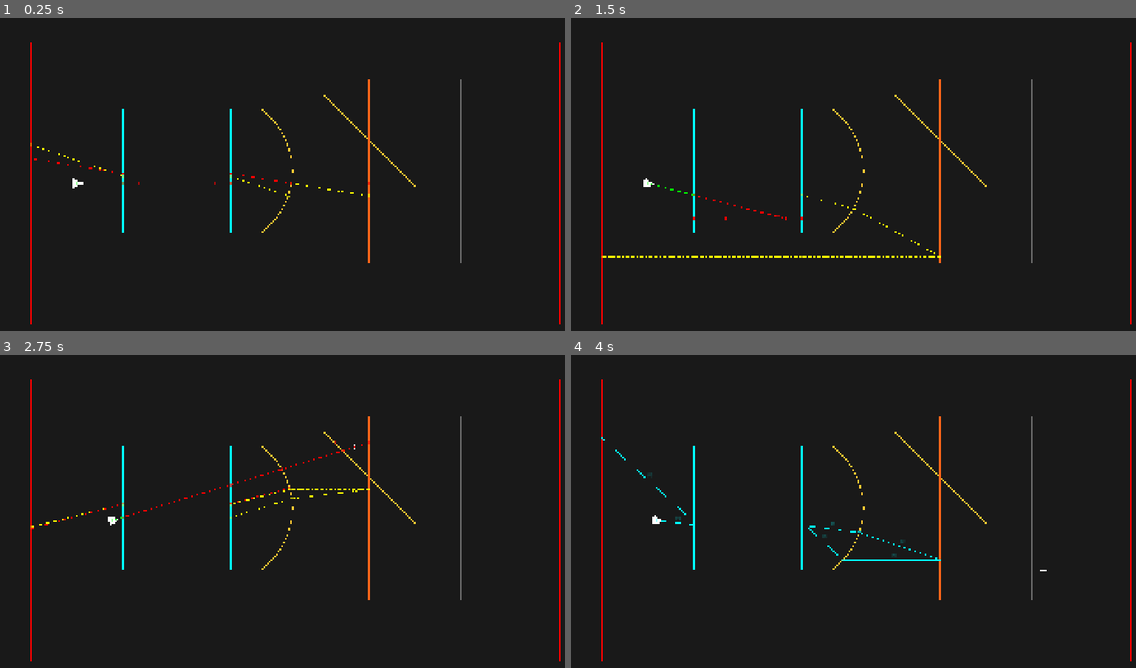
Above: before the commit, frames 1-4 (two rows, left to right).
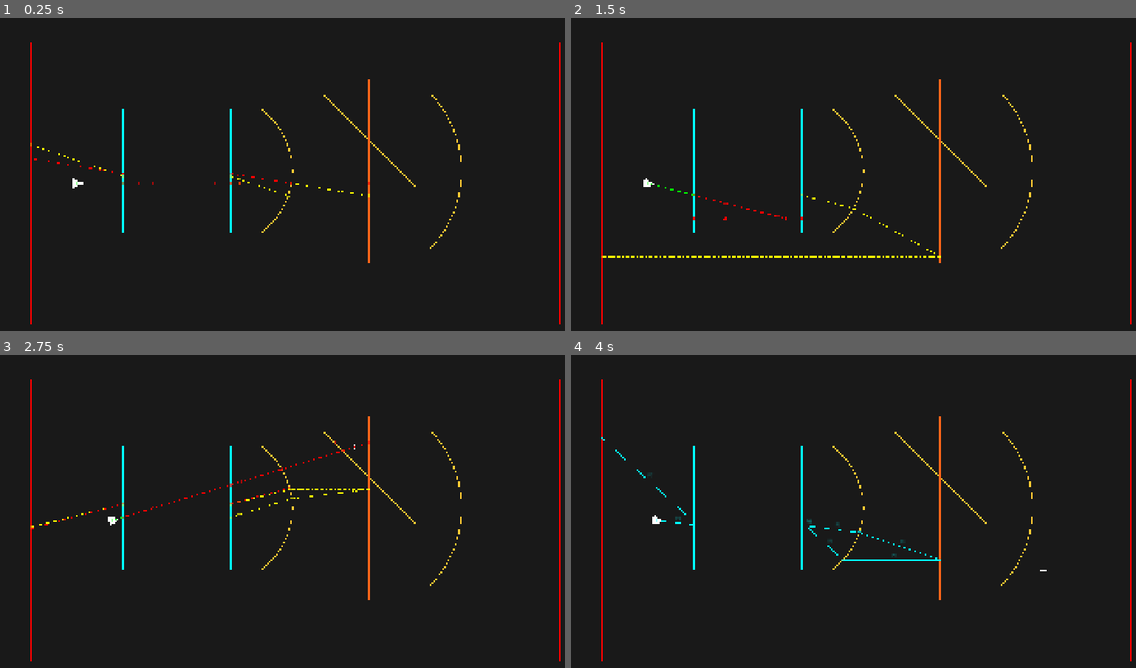
Above: after the commit, the same moments.

Repository: AlonKellner-RedHat/ricochet-game-v2
Game: Godot game, scene res://scenes/playground/projective.tscn
The game is run twice, just before and just after one commit, with the same random seed, the same clock (stepped at 60 frames per second) and the same inputs.
Inputs (mouse positions are in pixels of both pictures, inside the frame that each line leads up to):
- Up to frame 1 (0.25 s): no input
- Up to frame 2 (1.5 s): tap Enter at 0.5 s; move the mouse to (994, 168) at 0.52 s; hold D (move_right) 0.53-1.25 s; hold Space (fire) 0.53-1.25 s; click (994, 168) at 0.67 s; drag from (746, 199) to (836, 249) at 1.27 s
- Up to frame 3 (2.75 s): tap Space (fire) at 2 s; move the mouse to (355, 445) at 2.02 s; hold D (move_right) from 2.03 s (still down); tap Alt at 2.1 s
- Up to frame 4 (4 s): release D (move_right) at 2.75 s; drag from (836, 586) to (689, 470) at 2.77 s; tap Enter at 3.5 s; move the mouse to (1045, 570) at 3.52 s; hold A (move_left) from 3.53 s (still down); tap Tab at 3.6 s

The runs differ from the first frame. In frame 1, 0.2% of the frame differs, in the area x 26-82%, y 19-79%; in frame 2, 0.3%, in the area x 22-82%, y 19-79%; in frame 3, 0.3%; in frame 4, 0.3%.

Commit message:
CircleDirectionalProjection rename + LineDirectionalProjection (Stage 75b)
Rename SemicircleDirectionalProjection → CircleDirectionalProjection to
reflect that the segment can be any sub-arc. Add LineDirectionalProjection
for line segments with a configurable fixed exit direction. Both use a
constructor-provided normal. 821 tests, 0 failures.

Co-Authored-By: Claude Opus 4.6 <noreply@anthropic.com>

Diff:
--- a/scenes/playground/projective.tscn
+++ b/scenes/playground/projective.tscn
@@ -16,7 +16,9 @@
 normal_projection_lines = Array[Vector4]([Vector4(700, 200, 700, 800), Vector4(1050, 250, 1350, 550)])
 normal_projection_back_lines = Array[Vector4]([Vector4(1200, 200, 1200, 800)])
 normal_projection_arcs = PackedFloat64Array(850, 300, 850, 700, 950, 500)
-mirror_lines = [Vector4(1500, 200, 1500, 800)]
+circle_directional_arcs = PackedFloat64Array(1400, 250, 1400, 750, 1500, 500, 1, 0)
+directional_projection_lines = PackedFloat64Array(500, 200, 500, 800, 1, 0)
+mirror_lines = [Vector4(1600, 200, 1600, 800)]
 portal_lines = PackedFloat64Array(400, 300, 400, 700, 0, 350, 0)
 
 [node name="Background" type="ColorRect" parent="."]
--- a/scripts/game/level_settings.gd
+++ b/scripts/game/level_settings.gd
@@ -17,6 +17,10 @@
 @export var normal_projection_back_lines: Array[Vector4] = []
 @export var normal_projection_arcs: PackedFloat64Array = PackedFloat64Array()
 @export var normal_projection_back_arcs: PackedFloat64Array = PackedFloat64Array()
+@export var circle_directional_arcs: PackedFloat64Array = PackedFloat64Array()
+@export var circle_directional_back_arcs: PackedFloat64Array = PackedFloat64Array()
+@export var directional_projection_lines: PackedFloat64Array = PackedFloat64Array()
+@export var directional_projection_back_lines: PackedFloat64Array = PackedFloat64Array()
 @export var portal_lines: PackedFloat64Array = PackedFloat64Array()
 @export var portal_arcs: PackedFloat64Array = PackedFloat64Array()
 
@@ -96,6 +100,44 @@
 		var projection := CircleNormalProjection.new(true)
 		var surf := Surface.new(seg, SideConfig.new(projection, true), SideConfig.new(projection, true), false, false)
 		_add_surface(surf, "CircleProjectionBack")
+	for i in range(0, circle_directional_arcs.size(), 8):
+		var seg := Segment.from_coords(
+			Vector2(circle_directional_arcs[i], circle_directional_arcs[i + 1]),
+			Vector2(circle_directional_arcs[i + 2], circle_directional_arcs[i + 3]),
+			Vector2(circle_directional_arcs[i + 4], circle_directional_arcs[i + 5]))
+		var normal := Vector2(circle_directional_arcs[i + 6], circle_directional_arcs[i + 7])
+		var projection := CircleDirectionalProjection.new(normal)
+		var surf := Surface.new(seg, SideConfig.new(projection, true), SideConfig.new(projection, true), false, false)
+		_add_surface(surf, "CircleDir")
+	for i in range(0, circle_directional_back_arcs.size(), 8):
+		var seg := Segment.from_coords(
+			Vector2(circle_directional_back_arcs[i], circle_directional_back_arcs[i + 1]),
+			Vector2(circle_directional_back_arcs[i + 2], circle_directional_back_arcs[i + 3]),
+			Vector2(circle_directional_back_arcs[i + 4], circle_directional_back_arcs[i + 5]))
+		var normal := Vector2(circle_directional_back_arcs[i + 6], circle_directional_back_arcs[i + 7])
+		var projection := CircleDirectionalProjection.new(normal, true)
+		var surf := Surface.new(seg, SideConfig.new(projection, true), SideConfig.new(projection, true), false, false)
+		_add_surface(surf, "CircleDirBack")
+	for i in range(0, directional_projection_lines.size(), 6):
+		var seg := Segment.from_coords(
+			Vector2(directional_projection_lines[i], directional_projection_lines[i + 1]),
+			Vector2(directional_projection_lines[i + 2], directional_projection_lines[i + 3]),
+			Vector2((directional_projection_lines[i] + directional_projection_lines[i + 2]) / 2.0,
+				(directional_projection_lines[i + 1] + directional_projection_lines[i + 3]) / 2.0))
+		var normal := Vector2(directional_projection_lines[i + 4], directional_projection_lines[i + 5])
+		var projection := LineDirectionalProjection.new(normal)
+		var surf := Surface.new(seg, SideConfig.new(projection, true), SideConfig.new(projection, true), false, false)
+		_add_surface(surf, "LineDir")
+	for i in range(0, directional_projection_back_lines.size(), 6):
+		var seg := Segment.from_coords(
+			Vector2(directional_projection_back_lines[i], directional_projection_back_lines[i + 1]),
+			Vector2(directional_projection_back_lines[i + 2], directional_projection_back_lines[i + 3]),
+			Vector2((directional_projection_back_lines[i] + directional_projection_back_lines[i + 2]) / 2.0,
+				(directional_projection_back_lines[i + 1] + directional_projection_back_lines[i + 3]) / 2.0))
+		var normal := Vector2(directional_projection_back_lines[i + 4], directional_projection_back_lines[i + 5])
+		var projection := LineDirectionalProjection.new(normal, true)
+		var surf := Surface.new(seg, SideConfig.new(projection, true), SideConfig.new(projection, true), false, false)
+		_add_surface(surf, "LineDirBack")
 	for i in range(0, portal_lines.size(), 7):
 		var seg := Segment.from_coords(
 			Vector2(portal_lines[i], portal_lines[i + 1]),
--- /dev/null
+++ b/scripts/math/effects/circle_directional_projection.gd
@@ -0,0 +1,48 @@
+class_name CircleDirectionalProjection
+extends Effect
+
+var _normal: Vector2
+var _project_back: bool
+
+func _init(normal_dir: Vector2, project_back: bool = false) -> void:
+	_normal = normal_dir.normalized()
+	_project_back = project_back
+
+func kind() -> int:
+	return Kind.PROJECTIVE
+
+func apply_forward(hit_point: Vector2, segment: Segment, side: int) -> Ray:
+	var normal_side := segment.determine_side(hit_point + _normal)
+	var normal_toward_entry := (normal_side == side)
+	if _project_back:
+		normal_toward_entry = not normal_toward_entry
+	var exit_dir := -_normal if normal_toward_entry else _normal
+	var direction := Direction.from_coords(hit_point, hit_point + exit_dir)
+	return Ray.from_coords(hit_point, direction)
+
+func back_propagate(target: Vector2, segment: Segment) -> Variant:
+	var carrier := segment.get_carrier()
+	var center := carrier.center()
+	var r := carrier.radius()
+	var v := target - center
+	var b_coeff := 2.0 * v.dot(_normal)
+	var c_coeff := v.length_squared() - r * r
+	var disc := b_coeff * b_coeff - 4.0 * c_coeff
+	if disc < 0.0:
+		return null
+	var sqrt_disc := sqrt(disc)
+	var t1 := (-b_coeff + sqrt_disc) / 2.0
+	var t2 := (-b_coeff - sqrt_disc) / 2.0
+	var p1 := target + t1 * _normal
+	var p2 := target + t2 * _normal
+	if Intersection.is_on_segment(p1, segment):
+		return p1
+	if Intersection.is_on_segment(p2, segment):
+		return p2
+	return null
+
+func get_display_name() -> String:
+	return "circle_directional_back" if _project_back else "circle_directional"
+
+func get_display_color() -> Color:
+	return Color(1.0, 0.4, 0.1) if _project_back else Color(1.0, 0.8, 0.2)
--- /dev/null
+++ b/scripts/math/effects/line_directional_projection.gd
@@ -0,0 +1,39 @@
+class_name LineDirectionalProjection
+extends Effect
+
+var _normal: Vector2
+var _project_back: bool
+
+func _init(normal_dir: Vector2, project_back: bool = false) -> void:
+	_normal = normal_dir.normalized()
+	_project_back = project_back
+
+func kind() -> int:
+	return Kind.PROJECTIVE
+
+func apply_forward(hit_point: Vector2, segment: Segment, side: int) -> Ray:
+	var normal_side := segment.determine_side(hit_point + _normal)
+	var normal_toward_entry := (normal_side == side)
+	if _project_back:
+		normal_toward_entry = not normal_toward_entry
+	var exit_dir := -_normal if normal_toward_entry else _normal
+	var direction := Direction.from_coords(hit_point, hit_point + exit_dir)
+	return Ray.from_coords(hit_point, direction)
+
+func back_propagate(target: Vector2, segment: Segment) -> Variant:
+	var carrier := segment.get_carrier()
+	var carrier_normal := Vector2(carrier.b, carrier.c)
+	var denom := carrier_normal.dot(_normal)
+	if absf(denom) < 1e-12:
+		return null
+	var t := -carrier.evaluate(target) / denom
+	var projected := target + t * _normal
+	if Intersection.is_on_segment(projected, segment):
+		return projected
+	return null
+
+func get_display_name() -> String:
+	return "line_directional_back" if _project_back else "line_directional"
+
+func get_display_color() -> Color:
+	return Color(1.0, 0.4, 0.1) if _project_back else Color(1.0, 0.8, 0.2)
--- /dev/null
+++ b/tests/test_stage75_circle_directional_projection.gd
@@ -0,0 +1,208 @@
+extends GutTest
+
+const H := preload("res://tests/test_helpers.gd")
+const TOL := Vector2(1.0, 1.0)
+
+func before_each() -> void:
+	H.reset_counters()
+
+# --- Helpers ---
+
+# Right semicircle: center (300,300), r=100
+# LEFT = outside circle, RIGHT = inside circle
+func _standard_arc() -> Segment:
+	return Segment.from_coords(Vector2(300, 200), Vector2(300, 400), Vector2(400, 300))
+
+func _projective_arc_surface(seg: Segment, normal: Vector2, project_back: bool = false) -> Surface:
+	var effect := CircleDirectionalProjection.new(normal, project_back)
+	var config := SideConfig.new(effect, true)
+	return Surface.new(seg, config, config, false, false)
+
+func _room_walls() -> Array:
+	return [
+		H.wall(0),
+		H.wall(800),
+		RoomBuilder.create_block_surface(Vector2(0, 0), Vector2(800, 0), Vector2(400, 0)),
+		RoomBuilder.create_block_surface(Vector2(0, 600), Vector2(800, 600), Vector2(400, 600)),
+	]
+
+func _trace(origin: Vector2, cursor: Vector2, surfaces: Array) -> Tracer.TracedPath:
+	var aim := Direction.from_coords(origin, cursor)
+	return Tracer.trace(origin, aim, surfaces, GameState.new(),
+		null, -1.0, Tracer.TraceMode.PHYSICAL, Tracer.TraceMode.PHYSICAL, [], null, cursor)
+
+# --- Test 1: exit direction from inside (RIGHT) ---
+
+func test_stage75_exit_direction_from_right() -> void:
+	var seg := _standard_arc()
+	var effect := CircleDirectionalProjection.new(Vector2(1, 0))
+	var result := effect.apply_forward(Vector2(400, 300), seg, Side.Value.RIGHT)
+	assert_not_null(result, "apply_forward should return a Ray")
+	var dir := result.direction.to_normalized()
+	assert_almost_eq(dir.x, 1.0, 0.01, "From inside: exit should be +normal (rightward)")
+	assert_almost_eq(dir.y, 0.0, 0.01, "From inside: exit y should be 0")
+
+# --- Test 2: exit direction from outside (LEFT) ---
+
+func test_stage75_exit_direction_from_left() -> void:
+	var seg := _standard_arc()
+	var effect := CircleDirectionalProjection.new(Vector2(1, 0))
+	var result := effect.apply_forward(Vector2(400, 300), seg, Side.Value.LEFT)
+	assert_not_null(result, "apply_forward should return a Ray")
+	var dir := result.direction.to_normalized()
+	assert_almost_eq(dir.x, -1.0, 0.01, "From outside: exit should be -normal (leftward)")
+	assert_almost_eq(dir.y, 0.0, 0.01, "From outside: exit y should be 0")
+
+# --- Test 3: hit position independent ---
+
+func test_stage75_hit_position_independent() -> void:
+	var seg := _standard_arc()
+	var effect := CircleDirectionalProjection.new(Vector2(1, 0))
+	var hits := [Vector2(400, 300), Vector2(350, 213.4), Vector2(350, 386.6)]
+	var first_dir := effect.apply_forward(hits[0], seg, Side.Value.RIGHT).direction.to_normalized()
+	for i in range(1, hits.size()):
+		var dir := effect.apply_forward(hits[i], seg, Side.Value.RIGHT).direction.to_normalized()
+		assert_almost_eq(dir, first_dir, Vector2(0.01, 0.01),
+			"Hit at position %d should produce same direction as position 0" % i)
+
+# --- Test 4: back_propagate on arc ---
+
+func test_stage75_back_propagate_on_arc() -> void:
+	var seg := _standard_arc()
+	var effect := CircleDirectionalProjection.new(Vector2(1, 0))
+	var result = effect.back_propagate(Vector2(500, 300), seg)
+	assert_not_null(result, "Should return point on arc")
+	assert_almost_eq(result, Vector2(400, 300), TOL,
+		"Line from (500,300) in normal dir should hit arc at (400,300)")
+
+# --- Test 5: back_propagate null ---
+
+func test_stage75_back_propagate_null() -> void:
+	var seg := _standard_arc()
+	var effect := CircleDirectionalProjection.new(Vector2(1, 0))
+	var result = effect.back_propagate(Vector2(300, 500), seg)
+	assert_null(result, "Line at y=500 in normal dir misses circle entirely")
+
+# --- Test 6: S10 - frame resets ---
+
+func test_stage75_S10_frame_resets() -> void:
+	var surfaces := _room_walls()
+	var source_seg := Segment.from_coords(
+		Vector2(100, 100), Vector2(100, 500), Vector2(100, 300))
+	var portal_data := RigidMotionEffect.create_portal_pair(source_seg, 0.0, Vector2(100, 0))
+	var src_cfg := SideConfig.new(portal_data.source_effect, true)
+	var tgt_cfg := SideConfig.new(portal_data.target_effect, true)
+	var source_surf := Surface.new(source_seg, src_cfg, src_cfg, false, false)
+	var target_surf := Surface.new(portal_data.target_segment, tgt_cfg, tgt_cfg, false, false)
+	surfaces.append(source_surf)
+	surfaces.append(target_surf)
+	var proj_seg := _standard_arc()
+	var proj_surf := _projective_arc_surface(proj_seg, Vector2(1, 0))
+	surfaces.append(proj_surf)
+	var path := _trace(Vector2(50, 300), Vector2(750, 300), surfaces)
+	var found_post_projective := false
+	for i in range(path.steps.size()):
+		var step: Tracer.Step = path.steps[i]
+		if step.surface_id == proj_surf.id:
+			if i + 1 < path.steps.size():
+				var post_step: Tracer.Step = path.steps[i + 1]
+				assert_eq(post_step.frame_id, MobiusTransform.IDENTITY_ID,
+					"Frame should reset to identity after projective hit")
+				found_post_projective = true
+			break
+	assert_true(found_post_projective, "Should have a step after the projective surface")
+
+# --- Test 7: trace through semicircle ---
+
+func test_stage75_trace_through_semicircle() -> void:
+	var surfaces := _room_walls()
+	var proj_seg := _standard_arc()
+	var proj_surf := _projective_arc_surface(proj_seg, Vector2(1, 0))
+	surfaces.append(proj_surf)
+	var path := _trace(Vector2(200, 300), Vector2(500, 350), surfaces)
+	assert_gt(path.steps.size(), 1, "Should have multiple steps")
+	var post_proj_idx := -1
+	for i in range(path.steps.size()):
+		if path.steps[i].surface_id == proj_surf.id:
+			post_proj_idx = i + 1
+			break
+	assert_gt(post_proj_idx, 0, "Should find the projective surface hit")
+	assert_lt(post_proj_idx, path.steps.size(), "Should have a step after projective")
+	if post_proj_idx > 0 and post_proj_idx < path.steps.size():
+		var post_step: Tracer.Step = path.steps[post_proj_idx]
+		var step_dir := (post_step.end - post_step.start).normalized()
+		assert_almost_eq(step_dir.x, 1.0, 0.05,
+			"Post-projection should go in +normal direction (rightward)")
+		assert_almost_eq(absf(step_dir.y), 0.0, 0.05,
+			"Post-projection should have no y component")
+		assert_eq(post_step.frame_id, MobiusTransform.IDENTITY_ID,
+			"Frame should be identity after projective hit")
+
+# --- Test 8: S16 - no NaN/Inf ---
+
+func test_stage75_S16_no_nan_inf() -> void:
+	var seg := _standard_arc()
+	var effect := CircleDirectionalProjection.new(Vector2(1, 0))
+	var ray := effect.apply_forward(Vector2(400, 300), seg, Side.Value.RIGHT)
+	assert_false(is_nan(ray.origin.coords.x), "origin.x not NaN")
+	assert_false(is_nan(ray.origin.coords.y), "origin.y not NaN")
+	assert_false(is_inf(ray.origin.coords.x), "origin.x not Inf")
+	assert_false(is_inf(ray.origin.coords.y), "origin.y not Inf")
+	var dir := ray.direction.to_normalized()
+	assert_false(is_nan(dir.x), "direction.x not NaN")
+	assert_false(is_nan(dir.y), "direction.y not NaN")
+	var proj = effect.back_propagate(Vector2(500, 300), seg)
+	if proj != null:
+		assert_false(is_nan(proj.x), "back_propagate x not NaN")
+		assert_false(is_nan(proj.y), "back_propagate y not NaN")
+
+# --- Test 9: kind is projective ---
+
+func test_stage75_kind_is_projective() -> void:
+	var effect := CircleDirectionalProjection.new(Vector2(1, 0))
+	assert_eq(effect.kind(), Effect.Kind.PROJECTIVE, "Kind should be PROJECTIVE")
+
+# --- Test 10: project_back exits same side ---
+
+func test_stage75_project_back_exits_same_side() -> void:
+	var seg := _standard_arc()
+	var through := CircleDirectionalProjection.new(Vector2(1, 0), false)
+	var back := CircleDirectionalProjection.new(Vector2(1, 0), true)
+	var hit := Vector2(400, 300)
+	var through_dir := through.apply_forward(hit, seg, Side.Value.RIGHT).direction.to_normalized()
+	var back_dir := back.apply_forward(hit, seg, Side.Value.RIGHT).direction.to_normalized()
+	assert_almost_eq(through_dir.x + back_dir.x, 0.0, 0.01,
+		"Through and back should have opposite directions")
+
+# --- Test 11: project_back color ---
+
+func test_stage75_project_back_color() -> void:
+	var back := CircleDirectionalProjection.new(Vector2(1, 0), true)
+	var through := CircleDirectionalProjection.new(Vector2(1, 0), false)
+	assert_eq(back.get_display_color(), Color(1.0, 0.4, 0.1),
+		"Back should be red-orange")
+	assert_eq(through.get_display_color(), Color(1.0, 0.8, 0.2),
+		"Through should be yellow-orange")
+
+# --- Test 12: project_back display name ---
+
+func test_stage75_project_back_display_name() -> void:
+	var back := CircleDirectionalProjection.new(Vector2(1, 0), true)
+	assert_eq(back.get_display_name(), "circle_directional_back",
+		"Back display name")
+
+# --- Test 13: default is through ---
+
+func test_stage75_default_is_through() -> void:
+	var normal := Vector2(1, 0)
+	var effect := CircleDirectionalProjection.new(normal)
+	assert_eq(effect.get_display_color(), Color(1.0, 0.8, 0.2),
+		"Default should be through (yellow-orange)")
+	assert_eq(effect.get_display_name(), "circle_directional",
+		"Default display name")
+	var seg := _standard_arc()
+	var explicit := CircleDirectionalProjection.new(normal, false)
+	var dir_default := effect.apply_forward(Vector2(400, 300), seg, Side.Value.RIGHT).direction.to_normalized()
+	var dir_explicit := explicit.apply_forward(Vector2(400, 300), seg, Side.Value.RIGHT).direction.to_normalized()
+	assert_almost_eq(dir_default, dir_explicit, Vector2(0.01, 0.01),
+		"Default and explicit false should produce same direction")
--- /dev/null
+++ b/tests/test_stage75b_line_directional_projection.gd
@@ -0,0 +1,166 @@
+extends GutTest
+
+const H := preload("res://tests/test_helpers.gd")
+const TOL := Vector2(1.0, 1.0)
+
+func before_each() -> void:
+	H.reset_counters()
+
+# --- Helpers ---
+
+# Vertical line at x=300, from (300,100) to (300,500)
+func _standard_line() -> Segment:
+	return Segment.from_coords(Vector2(300, 100), Vector2(300, 500), Vector2(300, 300))
+
+# --- Test 1: exit direction from RIGHT side ---
+
+func test_stage75b_exit_direction_from_right() -> void:
+	var seg := _standard_line()
+	var effect := LineDirectionalProjection.new(Vector2(1, 0))
+	var hit := Vector2(300, 300)
+	var right_side := seg.determine_side(Vector2(200, 300))
+	var result := effect.apply_forward(hit, seg, right_side)
+	assert_not_null(result, "apply_forward should return a Ray")
+	var dir := result.direction.to_normalized()
+	assert_almost_eq(absf(dir.x), 1.0, 0.01, "Exit should be along normal (horizontal)")
+	assert_almost_eq(dir.y, 0.0, 0.01, "Exit y should be 0")
+
+# --- Test 2: exit direction from LEFT side ---
+
+func test_stage75b_exit_direction_from_left() -> void:
+	var seg := _standard_line()
+	var effect := LineDirectionalProjection.new(Vector2(1, 0))
+	var hit := Vector2(300, 300)
+	var left_side := seg.determine_side(Vector2(400, 300))
+	var result := effect.apply_forward(hit, seg, left_side)
+	assert_not_null(result, "apply_forward should return a Ray")
+	var dir := result.direction.to_normalized()
+	assert_almost_eq(absf(dir.x), 1.0, 0.01, "Exit should be along normal (horizontal)")
+	assert_almost_eq(dir.y, 0.0, 0.01, "Exit y should be 0")
+	# Opposite side should produce opposite direction
+	var right_side := seg.determine_side(Vector2(200, 300))
+	var other := effect.apply_forward(hit, seg, right_side).direction.to_normalized()
+	assert_almost_eq(dir.x + other.x, 0.0, 0.01,
+		"Opposite sides should produce opposite directions")
+
+# --- Test 3: hit position independent ---
+
+func test_stage75b_hit_position_independent() -> void:
+	var seg := _standard_line()
+	var effect := LineDirectionalProjection.new(Vector2(1, 0))
+	var side := seg.determine_side(Vector2(200, 300))
+	var hits := [Vector2(300, 150), Vector2(300, 300), Vector2(300, 450)]
+	var first_dir := effect.apply_forward(hits[0], seg, side).direction.to_normalized()
+	for i in range(1, hits.size()):
+		var dir := effect.apply_forward(hits[i], seg, side).direction.to_normalized()
+		assert_almost_eq(dir, first_dir, Vector2(0.01, 0.01),
+			"Hit at position %d should produce same direction as position 0" % i)
+
+# --- Test 4: diagonal normal ---
+
+func test_stage75b_diagonal_normal() -> void:
+	var seg := _standard_line()
+	var effect := LineDirectionalProjection.new(Vector2(1, 1))
+	var side := seg.determine_side(Vector2(200, 300))
+	var result := effect.apply_forward(Vector2(300, 300), seg, side)
+	var dir := result.direction.to_normalized()
+	var expected := Vector2(1, 1).normalized()
+	assert_almost_eq(absf(dir.x), absf(expected.x), 0.01,
+		"Diagonal normal: |x| should be ~0.707")
+	assert_almost_eq(absf(dir.y), absf(expected.y), 0.01,
+		"Diagonal normal: |y| should be ~0.707")
+
+# --- Test 5: back_propagate on segment ---
+
+func test_stage75b_back_propagate_on_segment() -> void:
+	var seg := _standard_line()
+	var effect := LineDirectionalProjection.new(Vector2(1, 0))
+	var result = effect.back_propagate(Vector2(500, 250), seg)
+	assert_not_null(result, "Should return point on segment")
+	assert_almost_eq(result, Vector2(300, 250), TOL,
+		"Projecting (500,250) along normal (1,0) should hit line at (300,250)")
+
+# --- Test 6: back_propagate outside segment ---
+
+func test_stage75b_back_propagate_outside_segment() -> void:
+	var seg := _standard_line()
+	var effect := LineDirectionalProjection.new(Vector2(1, 0))
+	var result = effect.back_propagate(Vector2(500, 600), seg)
+	assert_null(result, "Point at y=600 projects to (300,600) which is outside segment")
+
+# --- Test 7: back_propagate parallel ---
+
+func test_stage75b_back_propagate_parallel() -> void:
+	var seg := _standard_line()
+	var effect := LineDirectionalProjection.new(Vector2(0, 1))
+	var result = effect.back_propagate(Vector2(500, 300), seg)
+	assert_null(result, "Normal parallel to line should return null")
+
+# --- Test 8: S16 - no NaN/Inf ---
+
+func test_stage75b_S16_no_nan_inf() -> void:
+	var seg := _standard_line()
+	var effect := LineDirectionalProjection.new(Vector2(1, 0))
+	var side := seg.determine_side(Vector2(200, 300))
+	var ray := effect.apply_forward(Vector2(300, 300), seg, side)
+	assert_false(is_nan(ray.origin.coords.x), "origin.x not NaN")
+	assert_false(is_nan(ray.origin.coords.y), "origin.y not NaN")
+	assert_false(is_inf(ray.origin.coords.x), "origin.x not Inf")
+	assert_false(is_inf(ray.origin.coords.y), "origin.y not Inf")
+	var dir := ray.direction.to_normalized()
+	assert_false(is_nan(dir.x), "direction.x not NaN")
+	assert_false(is_nan(dir.y), "direction.y not NaN")
+	var proj = effect.back_propagate(Vector2(500, 300), seg)
+	if proj != null:
+		assert_false(is_nan(proj.x), "back_propagate x not NaN")
+		assert_false(is_nan(proj.y), "back_propagate y not NaN")
+
+# --- Test 9: kind is projective ---
+
+func test_stage75b_kind_is_projective() -> void:
+	var effect := LineDirectionalProjection.new(Vector2(1, 0))
+	assert_eq(effect.kind(), Effect.Kind.PROJECTIVE, "Kind should be PROJECTIVE")
+
+# --- Test 10: project_back exits opposite ---
+
+func test_stage75b_project_back_exits_opposite() -> void:
+	var seg := _standard_line()
+	var through := LineDirectionalProjection.new(Vector2(1, 0), false)
+	var back := LineDirectionalProjection.new(Vector2(1, 0), true)
+	var hit := Vector2(300, 300)
+	var side := seg.determine_side(Vector2(200, 300))
+	var through_dir := through.apply_forward(hit, seg, side).direction.to_normalized()
+	var back_dir := back.apply_forward(hit, seg, side).direction.to_normalized()
+	assert_almost_eq(through_dir.x + back_dir.x, 0.0, 0.01,
+		"Through and back should have opposite directions")
+
+# --- Test 11: color and name ---
+
+func test_stage75b_color_and_name() -> void:
+	var through := LineDirectionalProjection.new(Vector2(1, 0), false)
+	var back := LineDirectionalProjection.new(Vector2(1, 0), true)
+	assert_eq(through.get_display_color(), Color(1.0, 0.8, 0.2),
+		"Through should be yellow-orange")
+	assert_eq(back.get_display_color(), Color(1.0, 0.4, 0.1),
+		"Back should be red-orange")
+	assert_eq(through.get_display_name(), "line_directional",
+		"Through display name")
+	assert_eq(back.get_display_name(), "line_directional_back",
+		"Back display name")
+
+# --- Test 12: default is through ---
+
+func test_stage75b_default_is_through() -> void:
+	var normal := Vector2(1, 0)
+	var effect := LineDirectionalProjection.new(normal)
+	assert_eq(effect.get_display_color(), Color(1.0, 0.8, 0.2),
+		"Default should be through (yellow-orange)")
+	assert_eq(effect.get_display_name(), "line_directional",
+		"Default display name")
+	var seg := _standard_line()
+	var side := seg.determine_side(Vector2(200, 300))
+	var explicit := LineDirectionalProjection.new(normal, false)
+	var dir_default := effect.apply_forward(Vector2(300, 300), seg, side).direction.to_normalized()
+	var dir_explicit := explicit.apply_forward(Vector2(300, 300), seg, side).direction.to_normalized()
+	assert_almost_eq(dir_default, dir_explicit, Vector2(0.01, 0.01),
+		"Default and explicit false should produce same direction")
